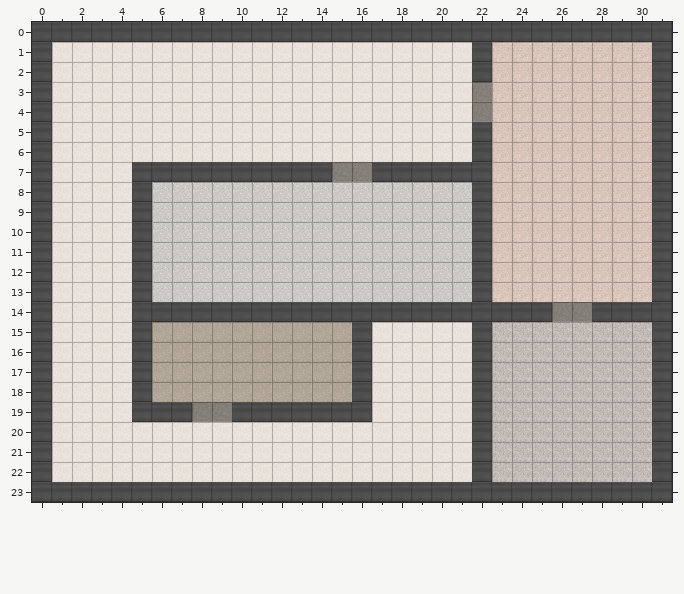
One commit to this Tiled map: maps/facility1.tmx. Above, as it was before the edit.
Cells are 32x32 px. Shown: x 0..31, y 0..23.
After:
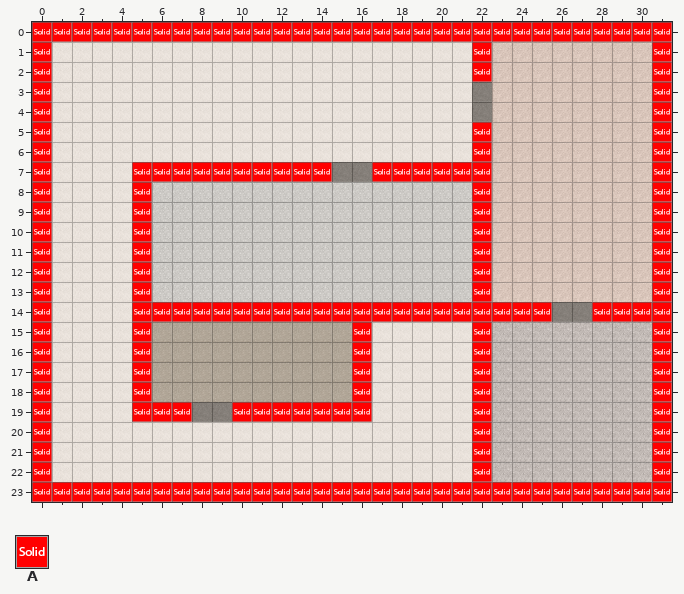
Key: from "collision_tiles": A 0 "solid".
_ is an empty cell, . an unchanged one.
Tiles of an added or newly shown layer are drawn over the layers below it.
Change:
--- layer "collision" (now shown)
@@ x 0..31 @@
- 0 ________________________________
- 1 _....................._........_
- 2 _....................._........_
- 3 _.............................._
- 4 _.............................._
- 5 _....................._........_
- 6 _....................._........_
- 7 _....__________..______........_
- 8 _...._................_........_
- 9 _...._................_........_
-10 _...._................_........_
-11 _...._................_........_
-12 _...._................_........_
-13 _...._................_........_
-14 _...._____________________..____
-15 _...._.........._....._........_
-16 _...._.........._....._........_
-17 _...._.........._....._........_
-18 _...._.........._....._........_
-19 _....___.._______....._........_
-20 _....................._........_
-21 _....................._........_
-22 _....................._........_
-23 ________________________________
+ 0 AAAAAAAAAAAAAAAAAAAAAAAAAAAAAAAA
+ 1 A.....................A........A
+ 2 A.....................A........A
+ 3 A..............................A
+ 4 A..............................A
+ 5 A.....................A........A
+ 6 A.....................A........A
+ 7 A....AAAAAAAAAA..AAAAAA........A
+ 8 A....A................A........A
+ 9 A....A................A........A
+10 A....A................A........A
+11 A....A................A........A
+12 A....A................A........A
+13 A....A................A........A
+14 A....AAAAAAAAAAAAAAAAAAAAA..AAAA
+15 A....A..........A.....A........A
+16 A....A..........A.....A........A
+17 A....A..........A.....A........A
+18 A....A..........A.....A........A
+19 A....AAA..AAAAAAA.....A........A
+20 A.....................A........A
+21 A.....................A........A
+22 A.....................A........A
+23 AAAAAAAAAAAAAAAAAAAAAAAAAAAAAAAA
